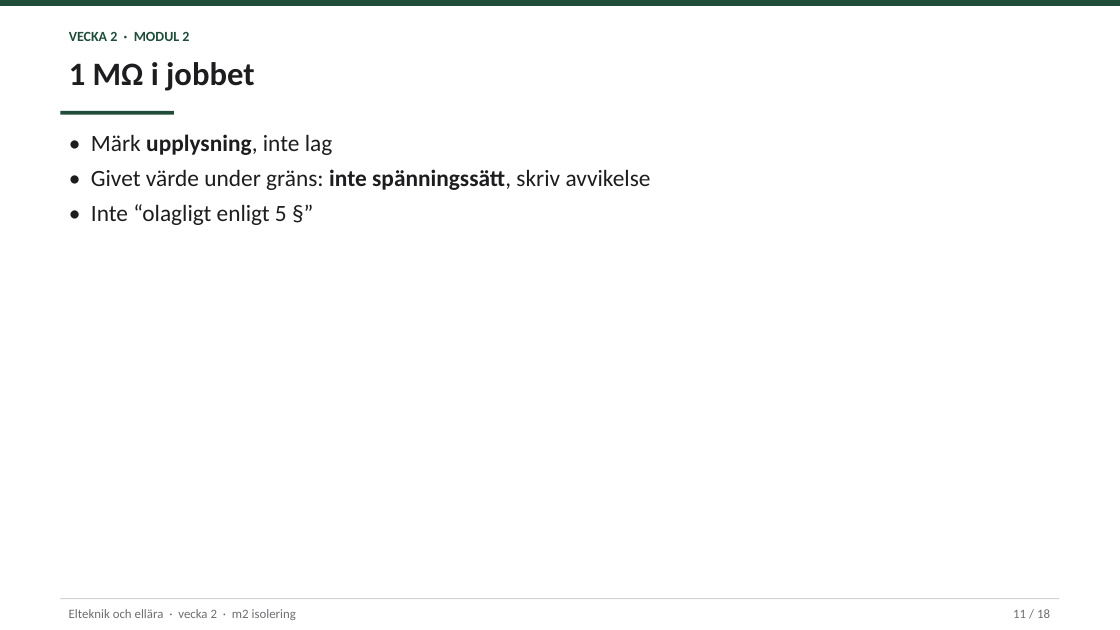
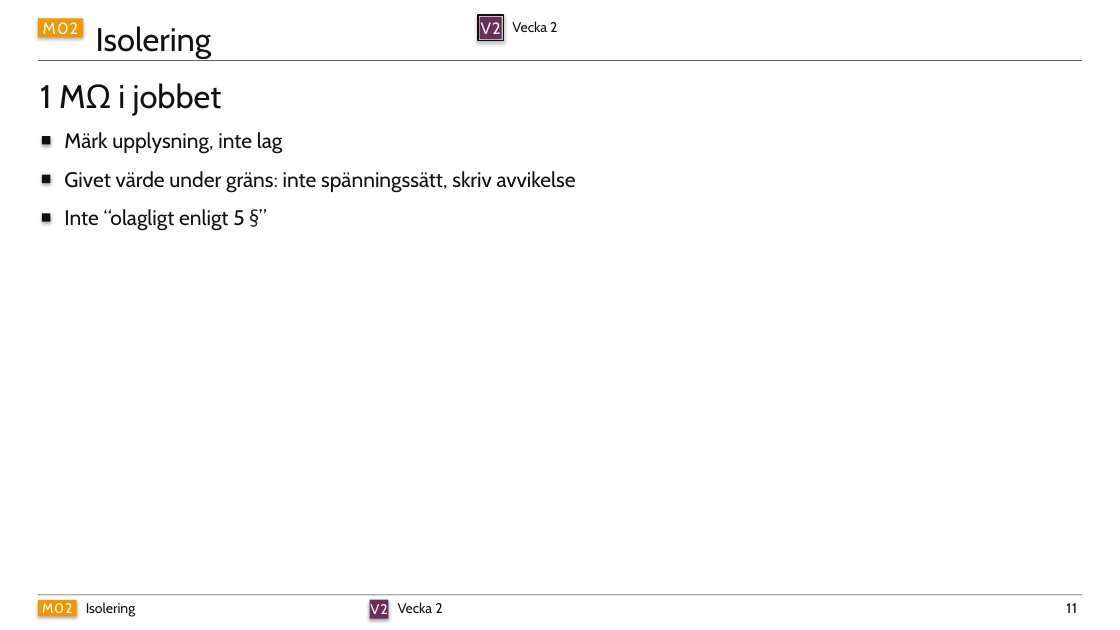
Before and after one commit to nj22az/elteknik-och-ellara, a slide deck: slide 11 of pptx/vecka-02.pptx. Drawn at 1120x630 pixels with LibreOffice and Linux fonts; fonts in the diff are those of the drawing. Boxes give left, top, right and bottom in pixels: in the first picture for what was removed or moved away, otherwise in the second. Text is boxed around its words. In the diff, an @@ line names an element or a change of style, - is before the commit and + after.

```diff
--- a/pptx/vecka-02.pptx
+++ b/pptx/vecka-02.pptx
@@ rectangle added at (38,18,83,37), fill #F39700, 14 pt, text #FFFFFF @@
+M02
@@ text added at (96,26,212,59), 28 pt, text #111111 @@
+Isolering
@@ rectangle added at (478,15,503,40), outline #111111 1.5 pt @@
@@ rectangle added at (480,17,502,39), fill #6B2D5B, 14 pt, text #FFFFFF @@
+V2
@@ text at (512,21,557,32): text changed; font Calibri to Cabin; text colour #1F4D3A to #111111; bold off @@
-VECKA 2 · MODUL 2
+Vecka 2
@@ text "1 MΩ i jobbet": place and size @@
-text "1 MΩ i jobbet" at (69,62,254,91)
+text "1 MΩ i jobbet" at (40,83,222,116)
@@ text "1 MΩ i jobbet" at (40,83,222,116): font Calibri to Cabin, text colour #1D1D1F to #111111, bold off @@
@@ rectangle: place and size @@
-rectangle at (0,0,1120,6)
+rectangle at (38,60,1082,60)
@@ rectangle at (38,60,1082,60): fill #1F4D3A to #111111; shadow on @@
@@ rectangle removed at (60,111,174,114) @@
@@ rectangle added at (42,136,50,145), fill #111111 @@
@@ text added at (64,132,282,154), 18 pt, text #111111 @@
+Märk upplysning, inte lag
@@ rectangle added at (42,175,50,183), fill #111111 @@
@@ text at (64,171,576,193): text changed; size 20 to 18 pt; font Calibri to Cabin; text colour #1D1D1F to #111111 @@
-• Märk upplysning, inte lag
-• Givet värde under gräns: inte spänningssätt, skriv avvikelse
-• Inte “olagligt enligt 5 §”
+Givet värde under gräns: inte spänningssätt, skriv avvikelse
@@ text added at (64,209,244,231), 18 pt, text #111111 @@
+Inte “olagligt enligt 5 §”
@@ rectangle added at (42,213,50,222), fill #111111 @@
@@ rectangle: place and size @@
-rectangle at (60,598,1060,599)
+rectangle at (38,595,1082,595)
@@ rectangle at (38,595,1082,595): fill #D2D2D7 to #111111; shadow on @@
@@ rectangle added at (38,600,76,616), fill #F39700, 12 pt, text #FFFFFF @@
+M02
@@ text removed at (69,609,296,620) @@
-Elteknik och ellära · vecka 2 · m2 isolering
@@ text added at (86,602,135,617), 12 pt, text #111111 @@
+Isolering
@@ rectangle added at (370,600,389,619), fill #6B2D5B, 12 pt, text #FFFFFF @@
+V2
@@ text added at (398,602,442,613), 12 pt, text #111111 @@
+Vecka 2
@@ text at (1066,603,1077,613): text changed; size 11 to 12 pt; font Calibri to Cabin; text colour #6E6E73 to #111111 @@
-11 / 18
+11
```
Also in this commit, not shown: 16 other slides changed, 1 slide added, 1 slide removed, 12 other files.
